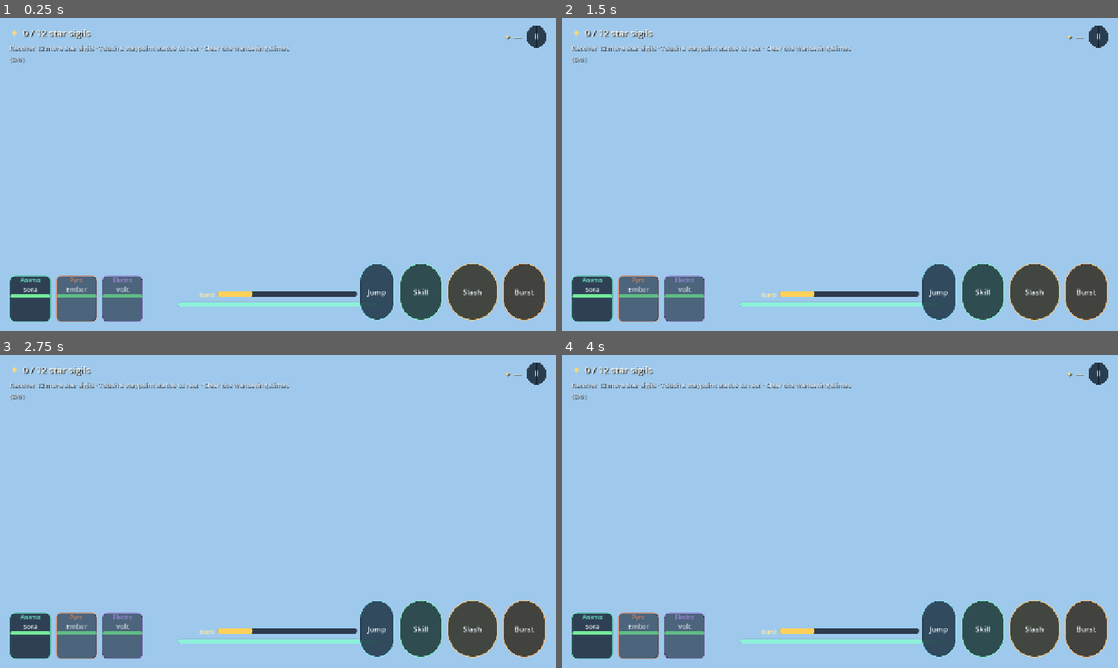
Above: before the commit, frames 1-4 (two rows, left to right).
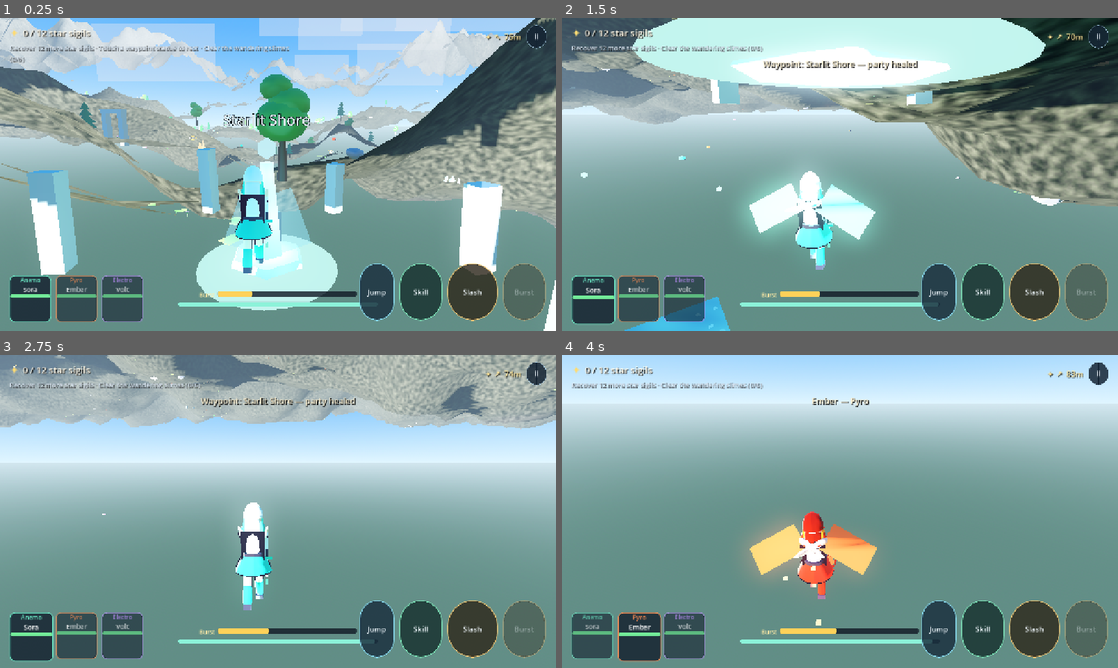
Above: after the commit, the same moments.

Repository: Endiq-jar/LastStar
Game: Godot game, scene res://scenes/world.tscn
Same seed, same stepped clock (60 frames per second), same inputs: the game is played once before the commit and once after it.
Inputs (mouse positions are in pixels of both pictures, inside the frame that each line leads up to):
- Up to frame 1 (0.25 s): no input
- Up to frame 2 (1.5 s): move the mouse to (867, 174) at 0.52 s; press the mouse at (867, 174) at 0.53 s; hold W (move_forward) from 0.53 s (still down); tap Space (jump) at 0.77, 1.07 s; tap Q (burst) at 0.8, 1.35 s; move the mouse to (812, 174) at 1.27 s; release the mouse at (812, 174) at 1.28 s
- Up to frame 3 (2.75 s): keep holding W (move_forward); tap Space (jump) at 1.52, 1.82 s; click (250, 511) at 1.55 s; move the mouse to (289, 505) at 2.02 s; press the mouse at (289, 505) at 2.03 s; tap Q (burst) at 2.3 s
- Up to frame 4 (4 s): keep holding W (move_forward); move the mouse to (834, 517) at 2.77 s; release the mouse at (834, 517) at 2.78 s; tap Q (burst) at 2.85, 3.8 s; tap Space (jump) at 3.02, 3.32, 3.77 s; click (834, 517) at 3.05 s; move the mouse to (878, 514) at 3.52 s; hold T (party_next) from 3.53 s (still down)

The runs differ from the first frame. In frame 1, 85% of the frame differs, in the area x 0-100%, y 0-100%; in frame 2, 94%; in frame 3, 90%; in frame 4, 89%.
Error before the commit: Parse Error: Cannot infer the type of "forward" variable because the value doesn't have a set type. (res://scripts/player.gd:346)

Commit message:
fix(player): explicit types for Variant rig/dictionary reads
GDScript cannot infer types from Dictionary lookups or Vector3 rig fields, which
made player.gd fail to compile (and took down the whole game). Route rig access
through typed helpers _visual_node()/_rig_part().

Co-authored-by: arena-agent <297053741+arena-agent@users.noreply.github.com>

Diff:
--- a/scripts/player.gd
+++ b/scripts/player.gd
@@ -100,11 +100,20 @@
 	_spring.add_child(_camera)
 
 
+func _visual_node() -> Node3D:
+	return rig.get("visual") as Node3D
+
+
+func _rig_part(key: String) -> Node3D:
+	return rig.get(key) as Node3D
+
+
 func _apply_rig_colors() -> void:
 	# Character switched: rebuild the visual completely so hair/outfit/weapon
 	# match the new party member.
-	if rig.has("visual") and is_instance_valid(rig["visual"]):
-		rig["visual"].queue_free()
+	var old := _visual_node()
+	if old and is_instance_valid(old):
+		old.queue_free()
 	var data: Dictionary = Game.character()
 	rig = CharacterBuilder.build(self, data)
 	element_id = int(data["element_id"])
@@ -249,7 +258,8 @@
 		velocity.x = move_toward(velocity.x, move.x * speed, accel * delta * speed)
 		velocity.z = move_toward(velocity.z, move.z * speed, accel * delta * speed)
 		var target_face := atan2(-move.x, -move.z)
-		rig["visual"].rotation.y = lerp_angle(rig["visual"].rotation.y, target_face, TURN_SPEED * delta)
+		var vis := _visual_node()
+		vis.rotation.y = lerp_angle(vis.rotation.y, target_face, TURN_SPEED * delta)
 	else:
 		var drag := 20.0 if on_floor else 1.4
 		velocity.x = move_toward(velocity.x, 0.0, drag * delta * speed)
@@ -271,12 +281,12 @@
 
 
 func _update_animation(delta: float, speed: float, on_floor: bool, sprinting: bool) -> void:
-	var arm_l: Node3D = rig["arm_l"]
-	var arm_r: Node3D = rig["arm_r"]
-	var leg_l: Node3D = rig["leg_l"]
-	var leg_r: Node3D = rig["leg_r"]
-	var torso: Node3D = rig["torso"]
-	var wings: Node3D = rig["wings"]
+	var arm_l := _rig_part("arm_l")
+	var arm_r := _rig_part("arm_r")
+	var leg_l := _rig_part("leg_l")
+	var leg_r := _rig_part("leg_r")
+	var torso := _rig_part("torso")
+	var wings := _rig_part("wings")
 
 	wings.visible = _gliding
 
@@ -315,11 +325,13 @@
 		leg_r.rotation.x = lerpf(leg_r.rotation.x, 0.0, 9.0 * delta)
 		torso.position.y = lerpf(torso.position.y, breathe * 0.35, 5.0 * delta)
 		torso.rotation.x = lerpf(torso.rotation.x, 0.0, 6.0 * delta)
-		rig["head"].rotation.y = sin(_idle_time * 0.55) * 0.22
+		var head := _rig_part("head")
+		head.rotation.y = sin(_idle_time * 0.55) * 0.22
 		return
 
 	_idle_time = 0.0
-	rig["head"].rotation.y = lerpf(rig["head"].rotation.y, 0.0, 8.0 * delta)
+	var head := _rig_part("head")
+	head.rotation.y = lerpf(head.rotation.y, 0.0, 8.0 * delta)
 	var rate := 10.5 if sprinting else 7.4
 	_anim_phase += delta * rate * clampf(speed / WALK_SPEED, 0.55, 1.6)
 	var amp := 0.85 if sprinting else 0.6
@@ -342,13 +354,13 @@
 	_combo_reset = 1.1
 
 	var data: Dictionary = Game.character()
-	var power := float(data["attack"]) * (1.25 if _attack_combo == 2 else 1.0)
-	var forward := -rig["visual"].global_transform.basis.z
-	var hit_center := global_position + forward * 1.45 + Vector3(0, 0.95, 0)
+	var power: float = float(data["attack"]) * (1.25 if _attack_combo == 2 else 1.0)
+	var forward: Vector3 = -_visual_node().global_transform.basis.z
+	var hit_center: Vector3 = global_position + forward * 1.45 + Vector3(0, 0.95, 0)
 
 	FX.slash(get_parent(), hit_center, forward, Game.character()["color"], _attack_combo)
 
-	var arm: Node3D = rig["arm_r"]
+	var arm := _rig_part("arm_r")
 	arm.rotation.x = -2.3
 	var tw := create_tween()
 	tw.tween_property(arm, "rotation:x", 0.4, 0.22).set_trans(Tween.TRANS_QUAD).set_ease(Tween.EASE_OUT)
@@ -371,8 +383,8 @@
 	var data: Dictionary = Game.character()
 	_skill_cd = float(data["skill_cd"])
 	_attack_cd = maxf(_attack_cd, 0.3)
-	var forward := -rig["visual"].global_transform.basis.z
-	var pos := global_position + forward * 2.0 + Vector3(0, 0.8, 0)
+	var forward: Vector3 = -_visual_node().global_transform.basis.z
+	var pos: Vector3 = global_position + forward * 2.0 + Vector3(0, 0.8, 0)
 
 	FX.element_burst(get_parent(), pos, Game.character()["color"], int(data["element_id"]))
 	Game.add_energy(12.0)
@@ -386,7 +398,7 @@
 		if d < 5.2 and enemy.has_method("take_hit"):
 			enemy.take_hit(float(data["attack"]) * 2.4, element_id, forward)
 
-	var r: Node3D = rig["arm_l"]
+	var r := _rig_part("arm_l")
 	r.rotation.x = -2.6
 	var tw := create_tween()
 	tw.tween_property(r, "rotation:x", 0.2, 0.35).set_trans(Tween.TRANS_BACK).set_ease(Tween.EASE_OUT)
@@ -394,7 +406,7 @@
 
 func _do_burst() -> void:
 	var data: Dictionary = Game.character()
-	var cost := float(data["burst_cost"])
+	var cost: float = float(data["burst_cost"])
 	if not Game.spend_energy(cost) or Game.is_paused:
 		return
 	var pos := global_position + Vector3(0, 1.0, 0)
@@ -434,11 +446,11 @@
 
 
 func get_forward() -> Vector3:
-	return -rig["visual"].global_transform.basis.z
+	return -_visual_node().global_transform.basis.z
 
 
 func skill_ready_ratio() -> float:
-	var cd := float(Game.character()["skill_cd"])
+	var cd: float = float(Game.character()["skill_cd"])
 	return 1.0 - clampf(_skill_cd / maxf(cd, 0.01), 0.0, 1.0)
 
 
